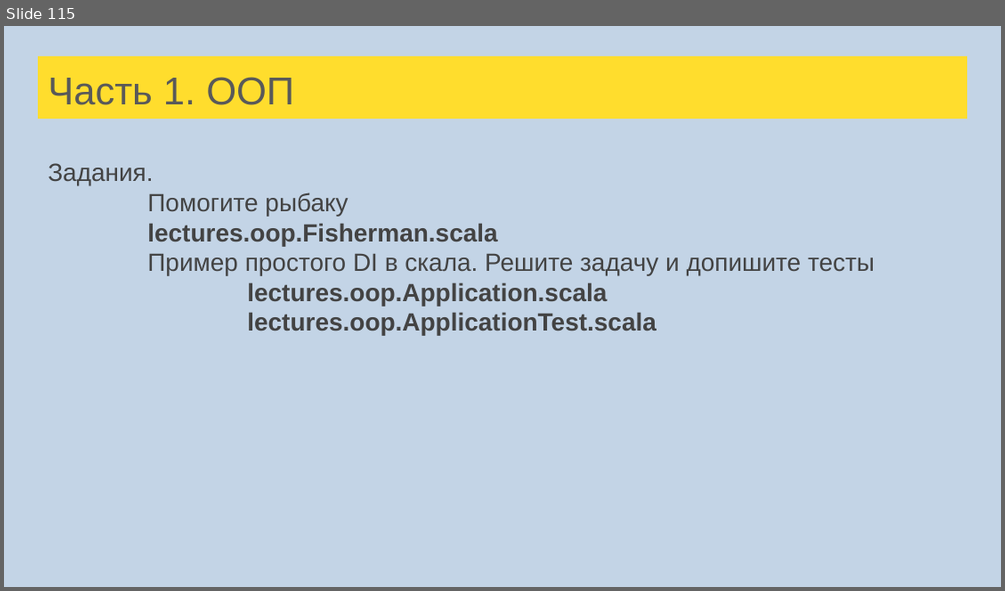
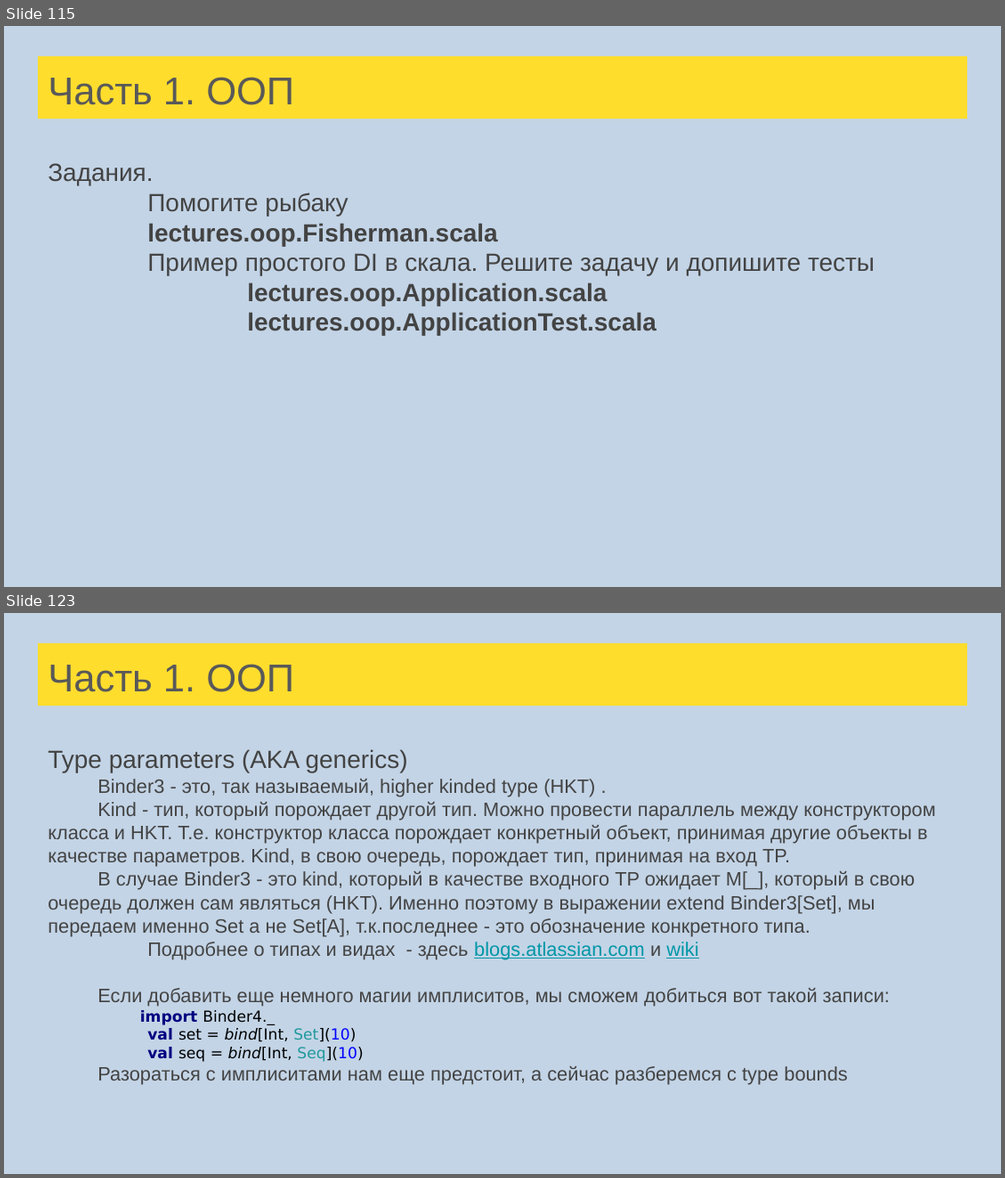
Before and after one commit to tralfamadore/ScalaLectures, a slide deck: src/main/resources/Лекции Scala для FinTech.pptx. Shown one above the other, each under a label of ours: slide 115 before the commit, slides 115 and 123 after it; the slides between them are not shown. The pictures are 1005x591 and 1005x1178 pixels, drawn with LibreOffice and Linux fonts; fonts in the diff are those of the drawing. Boxes give left, top, right and bottom in pixels: in the first picture for what was removed or moved away, otherwise in the second. Text is boxed around its words. In the diff, an @@ line names an element or a change of style, - is before the commit and + after.

Commit message:
Type parameters  TP examples

```diff
--- a/src/main/resources/Лекции Scala для FinTech.pptx
+++ b/src/main/resources/Лекции Scala для FinTech.pptx
@@ slide 123 added at [4,613,1001,1174], background #C3D4E6 @@
@@ title added at [38,643,967,706], fill #FFDD2D, 28 pt, text #595959 @@
+Часть 1. ООП
@@ text added at [48,749,936,1085], 14 pt, text #434343 @@
+Type parameters (AKA generics)
+Binder3 - это, так называемый, higher kinded type (HKT) .
+Kind - тип, который порождает другой тип. Можно провести параллель между конструктором класса и HKT. Т.е. конструктор класса порождает конкретный объект, принимая другие объекты в качестве параметров. Kind, в свою очередь, порождает тип, принимая на вход TP.
+В случае Binder3 - это kind, который в качестве входного TP ожидает M[_], который в свою очередь должен сам являться (HKT). Именно поэтому в выражении extend Binder3[Set], мы передаем именно Set а не Set[A], т.к.последнее - это обозначение конкретного типа.
+Подробнее о типах и видах - здесь blogs.atlassian.com и wiki
+Если добавить еще немного магии имплиситов, мы сможем добиться вот такой записи:
+import Binder4._
+val set = bind[Int, Set](10)
+val seq = bind[Int, Seq](10)
+Разораться с имплиситами нам еще предстоит, а сейчас разберемся с type bounds
```
Also in this commit, not shown: 4 slides changed, 10 other slides added, 3 other files.
